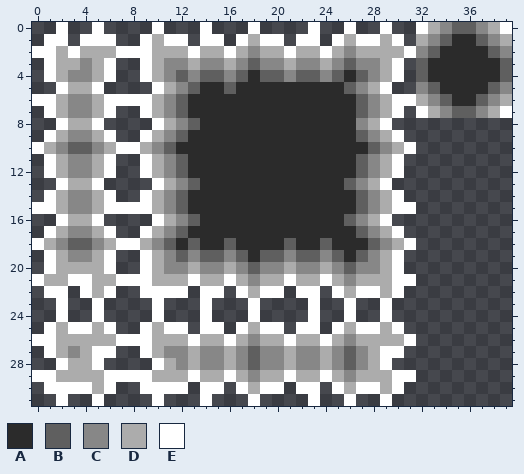
A pixel-art file gets an edit: Assets/_Content/Textures/Tiles/tile02.ase. The picture above is the old version.
40x32 pixels, 1 frame.
Palette (. is transparent): A #2b2b2b  B #5f5f5f  C #878787  D #acacac  E #ffffff
Pixels before, first column x 0:
 0 ..E..E....E...E...E....E..E..E..EDCBBCDE
 1 .EE.EEE..EDEE.EE.EDEE.EE.EDEEDE.DCBAABCD
 2 EEDEDDDEEEDDDEDDEDCDDEDDEDCDDDDECBAAAABC
 3 .EDDCDE..EDCCDCCDCBCCDCCDCBCCDE.BAAAAAAB
 4 .EDCCDE..EDCBCBBCBABBCBBCBABCDE.BAAAAAAB
 5 ..EDDE....EDCBAABAAAAAAAAABCDE..CBAAAABC
 6 EEDCCDEEEEDCBAAAAAAAAAAAAAABCDEEDCBAABCD
 7 .EDCCDE..EDCBAAAAAAAAAAAAAABCDE.EDCBBCDE
 8 ..EDDE....EDCBAAAAAAAAAAAAACDE..........
 9 .EDCCDE..EDCBAAAAAAAAAAAAAABCDE.........
10 EDCBBCDEEDCBAAAAAAAAAAAAAAAABCDE........
11 .EDCCDE..EDCBAAAAAAAAAAAAAABCDE.........
12 .EDCCDE..EDCBAAAAAAAAAAAAAABCDE.........
13 ..EDDE....EDCBAAAAAAAAAAAABCDE..........
14 .EDCCDE..EDCBAAAAAAAAAAAAAABCDE.........
15 EEDCCDEEEEDCBAAAAAAAAAAAAAABCDEE........
16 ..EDDE....EDCBAAAAAAAAAAAABCDE..........
17 .EDCCDE..EDCBAAAAAAAAAAAAAABCDE.........
18 EDCBBCDEEDCBABAABAAAABAABAAABCDE........
19 .EDCCDE..EDCBCBBCBABBCBBCBABCDE.........
20 .EDDDDE..EDCCDCCDCBCCDCCDCBCCDE.........
21 EDDEEDDEEEDDDEDDEDCDDEDDEDCDDDEE........
22 .EE.EDE..EEEE.EE.EDEE.EE.EDEEDE.........
23 ..E..E....E...E...E....E..E..E..........
24 ..E..E....E...E...E....E..E..E..........
25 .EDEEDE..EDEE.EE.EDEE.EE.EDEEDE.........
26 EEDDDDDEEEDDDEDDEDCDDEDDEDCDDDDE........
27 .EDCDEE..EDCCDCCDCBCCDCCDCBCDEE.........
28 ..EDDE....EDCDCCDCBCCDCCDCBCDE..........
29 EEDDDDEEEEDDDEDDEDCDDEDDEDCDDDEE........
30 .EEEEDE..EEEE.EE.EDEE.EE.EDEEDE.........
31 ..E..E....E...E...E....E..E..E..........
After the commit:
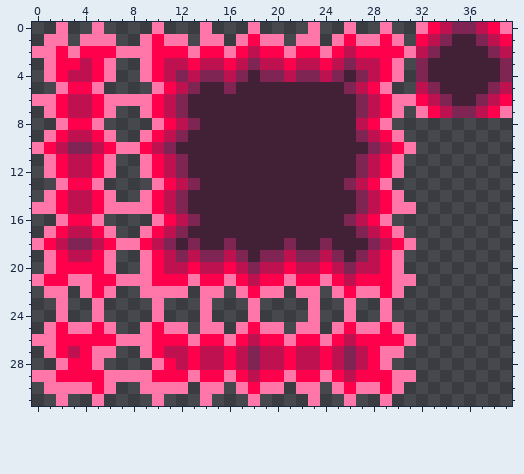
What changed:
Colour A changes from #2b2b2b to #422136.
Colour B changes from #5f5f5f to #7e2553.
Colour C changes from #878787 to #be1250.
Colour D changes from #acacac to #ff004d.
Colour E changes from #ffffff to #ff77a8.
Changed places in both pictures, as pixel boxes (x1, y1, x2, y2):
changed: (32, 22, 512, 406)
